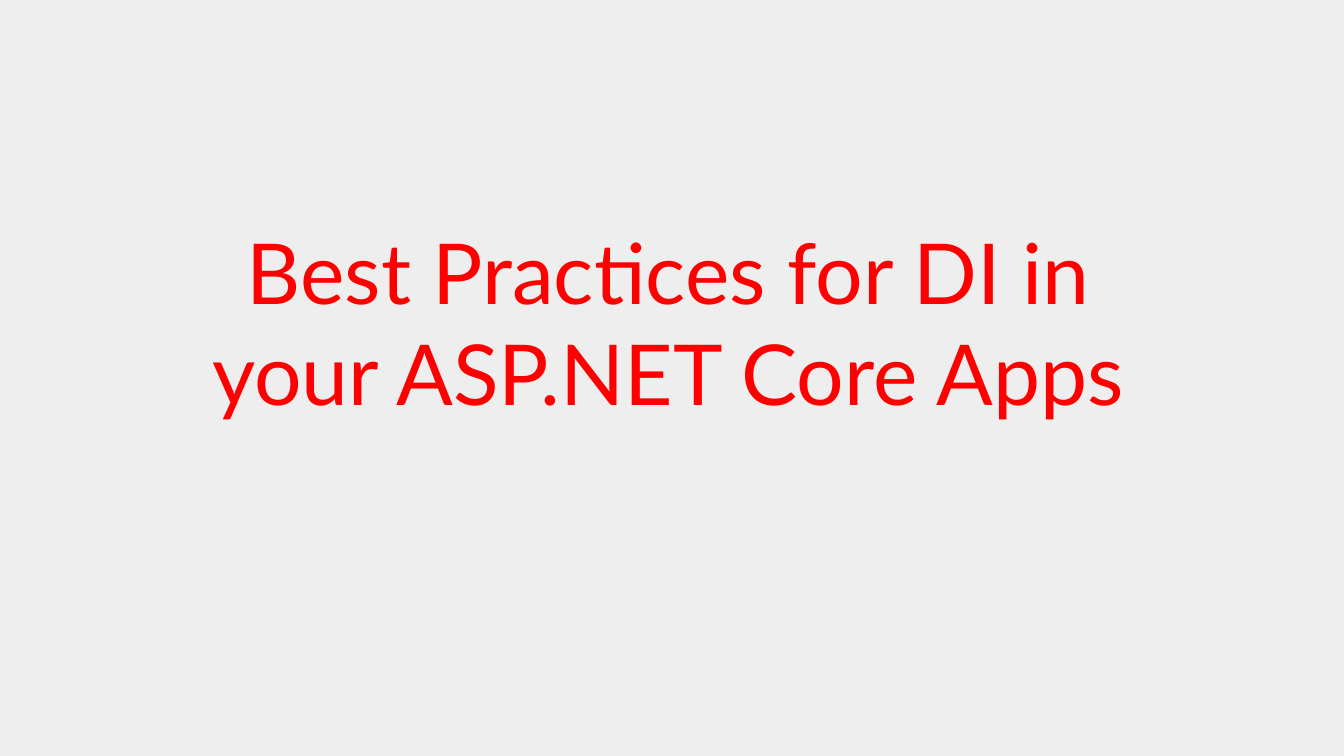
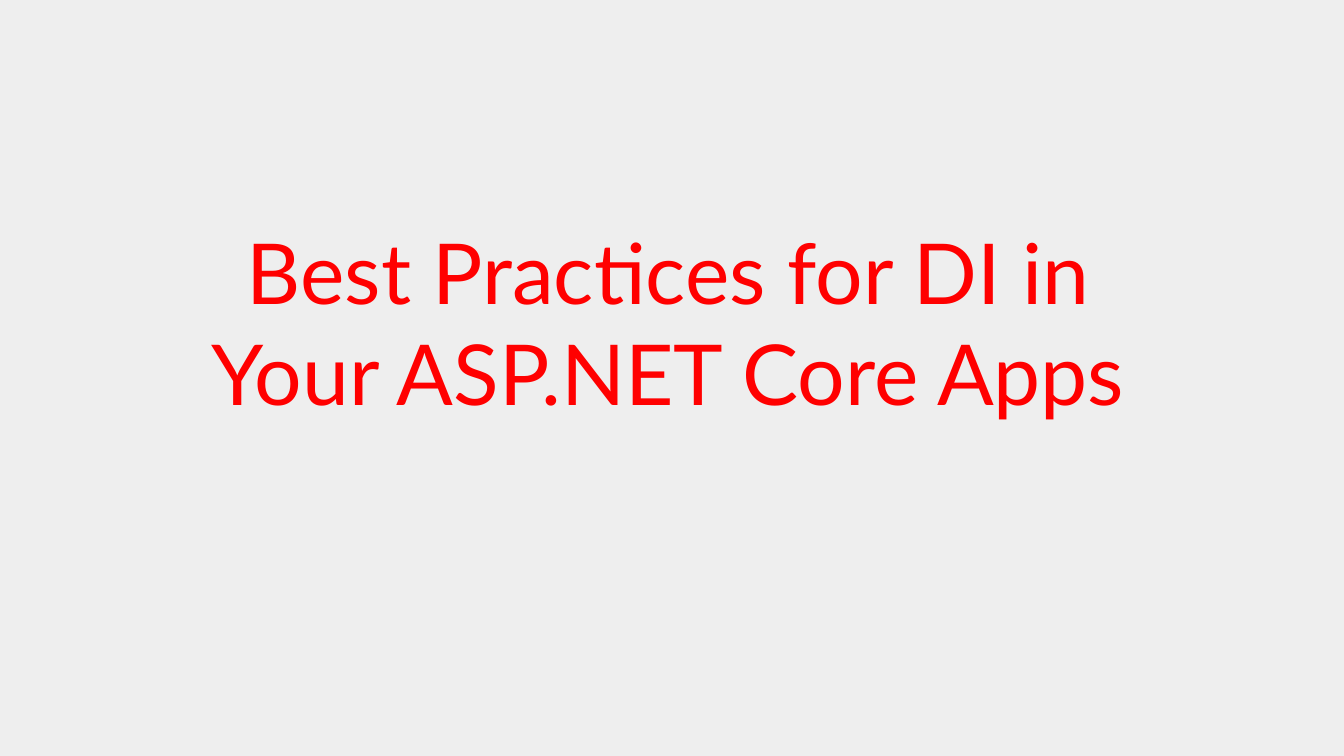
Before and after one commit to feO2x/AdcCore2017.DependencyInjection, a slide deck: slide 19 of ADC Core 2017 - Designing ASP.NET Core Apps with Dependency Injection in Mind.pptx. Drawn at 1344x756 pixels with LibreOffice and Linux fonts; fonts in the diff are those of the drawing; background and template pictures are left out. Boxes give left, top, right and bottom in pixels: in the first picture for what was removed or moved away, otherwise in the second. Text is boxed around its words. In the diff, an @@ line names an element or a change of style, - is before the commit and + after.

```diff
--- a/ADC Core 2017 - Designing ASP.NET Core Apps with Dependency Injection in Mind.pptx
+++ b/ADC Core 2017 - Designing ASP.NET Core Apps with Dependency Injection in Mind.pptx
@@ title at [212,242,1124,420]: text changed @@
-Best Practices for DI in your ASP.NET Core Apps
+Best Practices for DI in Your ASP.NET Core Apps
```
Also in this commit, not shown: 5 other slides changed, 3 slides added, 1 slide removed, 5 other files.
